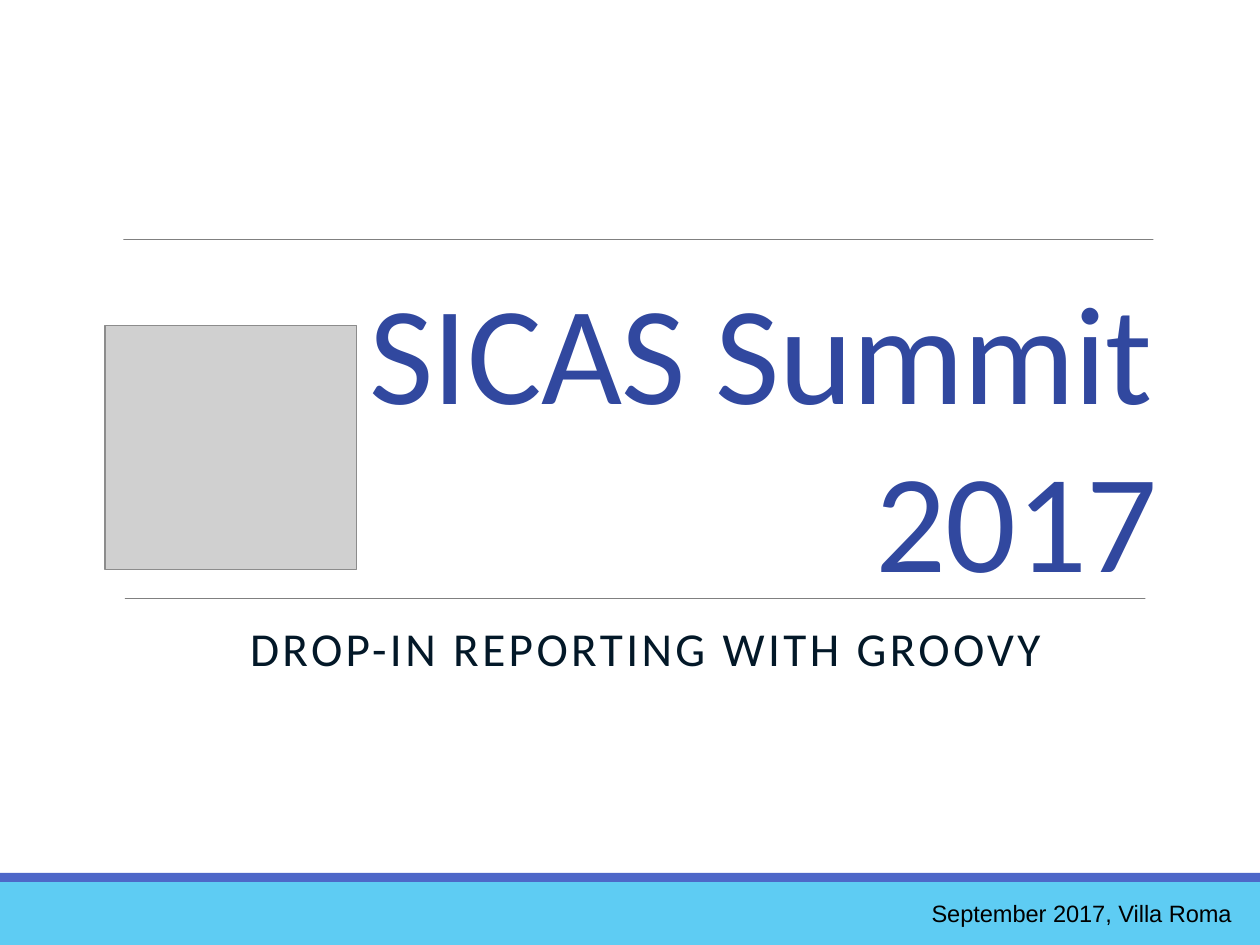
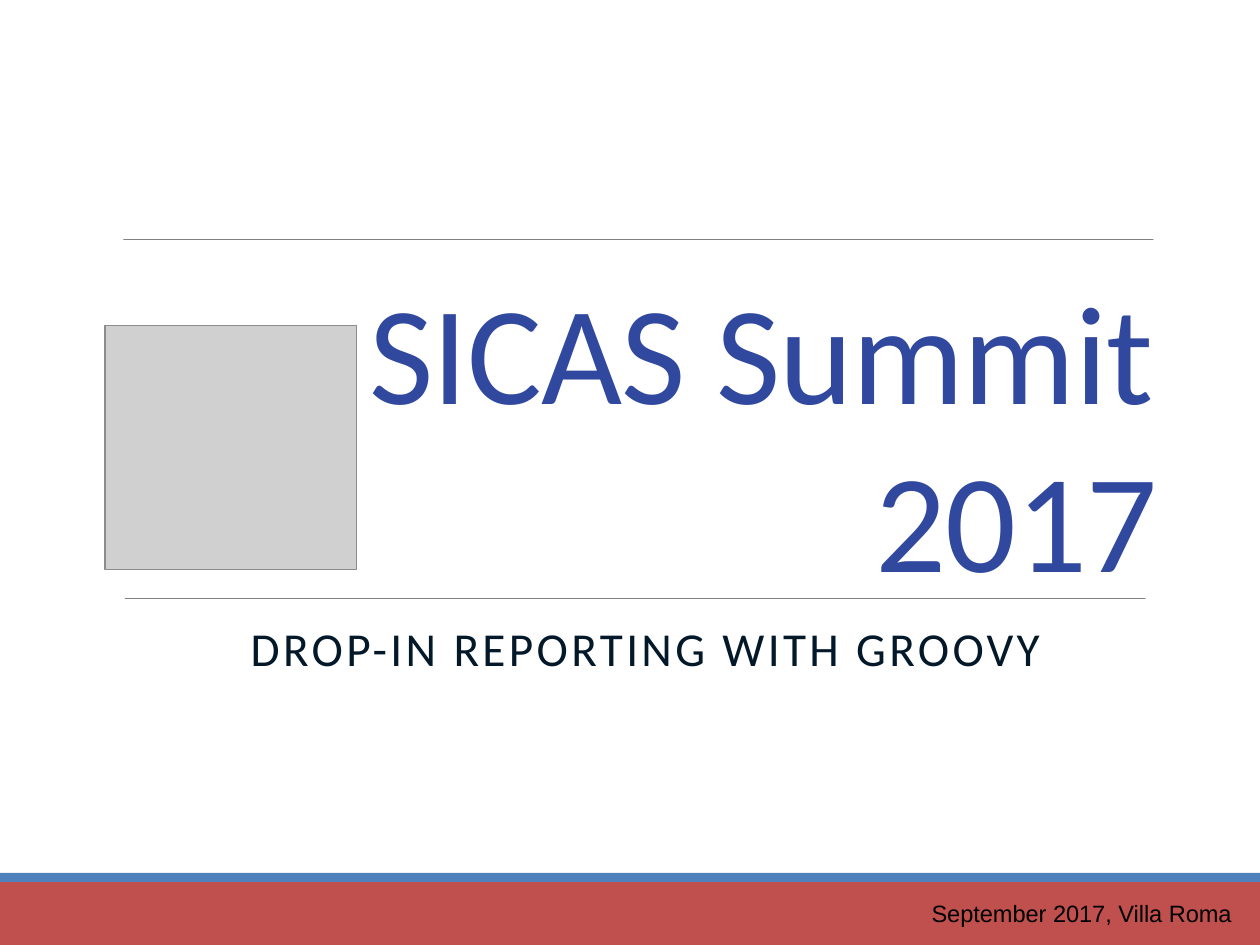
Before and after one commit to ewcole/simple_report, a slide deck: slide 1 of docs/SICAS_2017/Cole_Drop-In Reporting with Groovy.pptx. Drawn at 1260x945 pixels with LibreOffice and Linux fonts; fonts in the diff are those of the drawing; grey boxes stand for pictures. Boxes give left, top, right and bottom in pixels: in the first picture for what was removed or moved away, otherwise in the second. Text is boxed around its words. In the diff, an @@ line names an element or a change of style, - is before the commit and + after.

```diff
--- a/docs/SICAS_2017/Cole_Drop-In Reporting with Groovy.pptx
+++ b/docs/SICAS_2017/Cole_Drop-In Reporting with Groovy.pptx
@@ rectangle at [0,882,1260,945]: fill #5ECCF3 to #C0504D @@
@@ rectangle at [0,873,1260,882]: fill #4E67C8 to #4F81BD @@
```
Also in this commit, not shown: 45 other slides changed, 1 other file.
